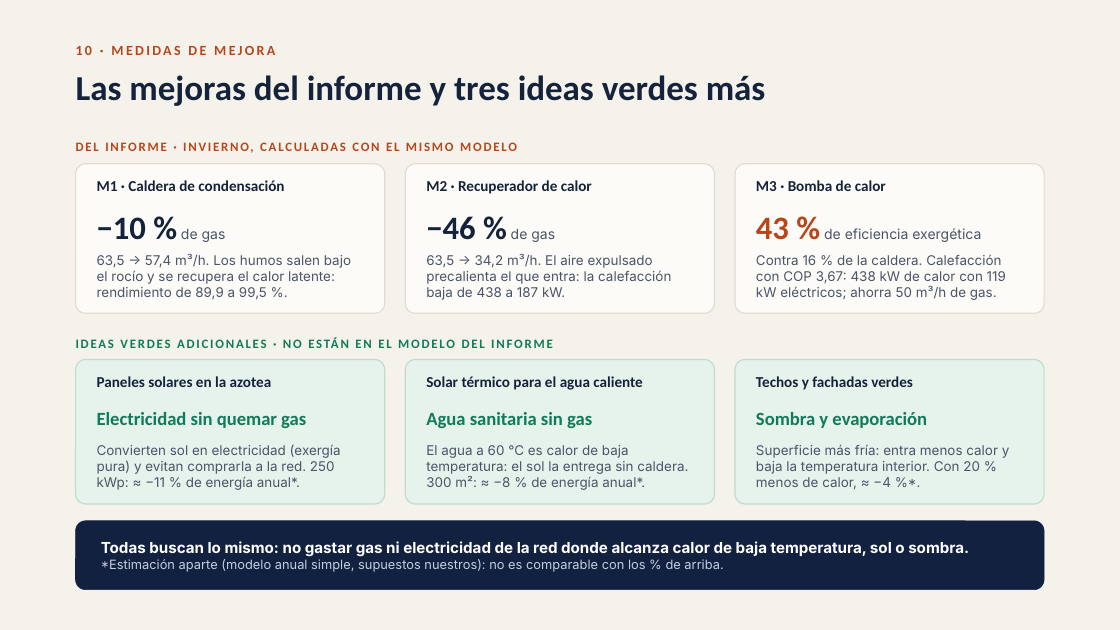
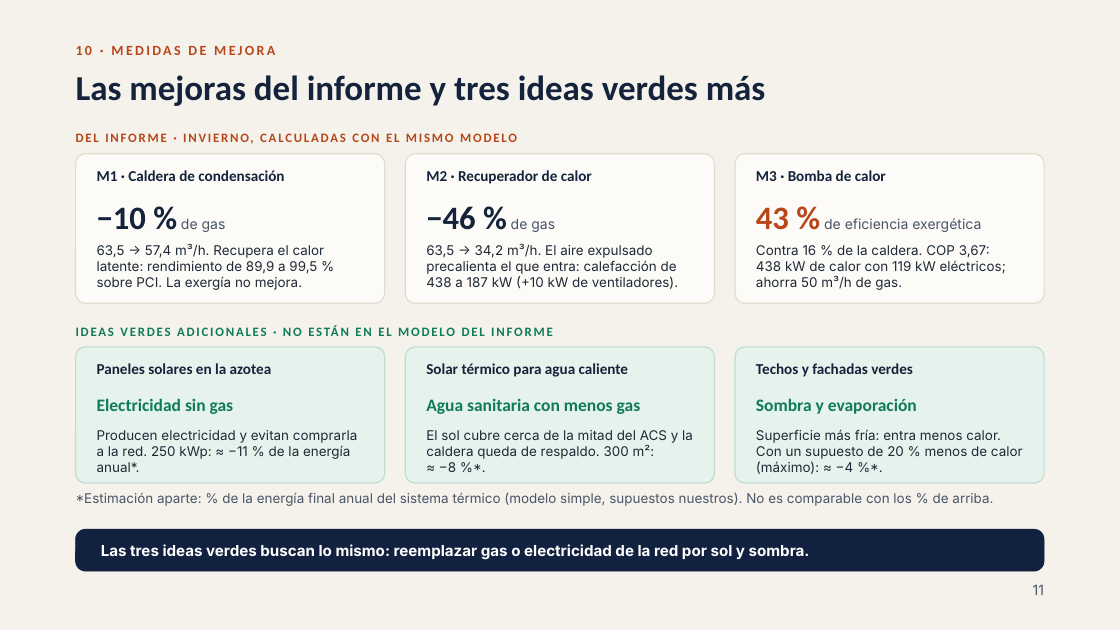
Before and after one commit to valenmoli/Proyectos-de-la-facultad, a slide deck: slide 1 of TP Integrador Termodinamica/presentacion/diapositiva_11_mejoras.pptx. Drawn at 1120x630 pixels with LibreOffice and Linux fonts; fonts in the diff are those of the drawing. Boxes give left, top, right and bottom in pixels: in the first picture for what was removed or moved away, otherwise in the second. Text is boxed around its words. In the diff, an @@ line names an element or a change of style, - is before the commit and + after.

```diff
--- a/TP Integrador Termodinamica/presentacion/diapositiva_11_mejoras.pptx
+++ b/TP Integrador Termodinamica/presentacion/diapositiva_11_mejoras.pptx
@@ 9 texts, 3 rounded rectangles moved together from (x1=76, y1=142, x2=1044, y2=390) to (x1=76, y1=133, x2=1044, y2=377) @@
@@ text at (x1=97, y1=243, x2=325, y2=290): text changed; text colour #4A5568 to #1F2937 @@
-63,5 → 57,4 m³/h. Los humos salen bajo el rocío y se recupera el calor latente: rendimiento de 89,9 a 99,5 %.
+63,5 → 57,4 m³/h. Recupera el calor latente: rendimiento de 89,9 a 99,5 % sobre PCI. La exergía no mejora.
@@ text at (x1=426, y1=243, x2=678, y2=289): text changed; text colour #4A5568 to #1F2937 @@
-63,5 → 34,2 m³/h. El aire expulsado precalienta el que entra: la calefacción baja de 438 a 187 kW.
+63,5 → 34,2 m³/h. El aire expulsado precalienta el que entra: calefacción de 438 a 187 kW (+10 kW de ventiladores).
@@ text at (x1=756, y1=245, x2=1006, y2=290): text changed; text colour #4A5568 to #1F2937 @@
-Contra 16 % de la caldera. Calefacción con COP 3,67: 438 kW de calor con 119 kW eléctricos; ahorra 50 m³/h de gas.
+Contra 16 % de la caldera. COP 3,67: 438 kW de calor con 119 kW eléctricos; ahorra 50 m³/h de gas.
@@ text "IDEAS VERDES ADICIONALES · NO ..." moved from (x1=76, y1=332, x2=1044, y2=355) to (x1=76, y1=319, x2=1044, y2=343) @@
@@ rounded rectangle resized from (x1=76, y1=360, x2=385, y2=504) to (x1=76, y1=347, x2=385, y2=483) @@
@@ rounded rectangle resized from (x1=406, y1=360, x2=715, y2=504) to (x1=406, y1=347, x2=715, y2=483) @@
@@ rounded rectangle resized from (x1=735, y1=360, x2=1044, y2=504) to (x1=735, y1=347, x2=1044, y2=483) @@
@@ text at (x1=426, y1=363, x2=628, y2=377): text changed @@
-Solar térmico para el agua caliente
+Solar térmico para agua caliente
@@ text "Sombra y evaporación" moved from (x1=756, y1=412, x2=927, y2=428) to (x1=756, y1=398, x2=917, y2=414) @@
@@ text "Sombra y evaporación" at (x1=756, y1=398, x2=917, y2=414): size 16 to 15 pt @@
@@ text at (x1=97, y1=398, x2=234, y2=414): text changed; size 16 to 15 pt @@
-Electricidad sin quemar gas
+Electricidad sin gas
@@ text at (x1=426, y1=399, x2=641, y2=414): text changed; size 16 to 15 pt @@
-Agua sanitaria sin gas
+Agua sanitaria con menos gas
@@ text at (x1=97, y1=430, x2=357, y2=472): text changed; text colour #4A5568 to #1F2937 @@
-Convierten sol en electricidad (exergía pura) y evitan comprarla a la red. 250 kWp: ≈ −11 % de energía anual*.
+Producen electricidad y evitan comprarla a la red. 250 kWp: ≈ −11 % de la energía anual*.
@@ text at (x1=426, y1=430, x2=693, y2=472): text changed; text colour #4A5568 to #1F2937 @@
-El agua a 60 °C es calor de baja temperatura: el sol la entrega sin caldera. 300 m²: ≈ −8 % de energía anual*.
+El sol cubre cerca de la mitad del ACS y la caldera queda de respaldo. 300 m²: ≈ −8 %*.
@@ text at (x1=756, y1=429, x2=1023, y2=474): text changed; text colour #4A5568 to #1F2937 @@
-Superficie más fría: entra menos calor y baja la temperatura interior. Con 20 % menos de calor, ≈ −4 %*.
+Superficie más fría: entra menos calor. Con un supuesto de 20 % menos de calor (máximo): ≈ −4 %*.
@@ text added at (x1=76, y1=492, x2=993, y2=506), 11.5 pt, text #4A5568 @@
+*Estimación aparte: % de la energía final anual del sistema térmico (modelo simple, supuestos nuestros). No es comparable con los % de arriba.
@@ proportions changed in 4 elements at (x1=76, y1=347, x2=385, y2=483), (x1=406, y1=347, x2=715, y2=483), (x1=735, y1=347, x2=1044, y2=483), (x1=76, y1=529, x2=1044, y2=571) @@
@@ rounded rectangle resized from (x1=76, y1=521, x2=1044, y2=590) to (x1=76, y1=529, x2=1044, y2=571) @@
@@ text at (x1=101, y1=544, x2=810, y2=560): text changed @@
-Todas buscan lo mismo: no gastar gas ni electricidad de la red donde alcanza calor de baja temperatura, sol o sombra.
-*Estimación aparte (modelo anual simple, supuestos nuestros): no es comparable con los % de arriba.
+Las tres ideas verdes buscan lo mismo: reemplazar gas o electricidad de la red por sol y sombra.
@@ text added at (x1=1033, y1=585, x2=1044, y2=595), 12 pt, text #4A5568 @@
+11
```
Also in this commit, not shown: 7 other files.
